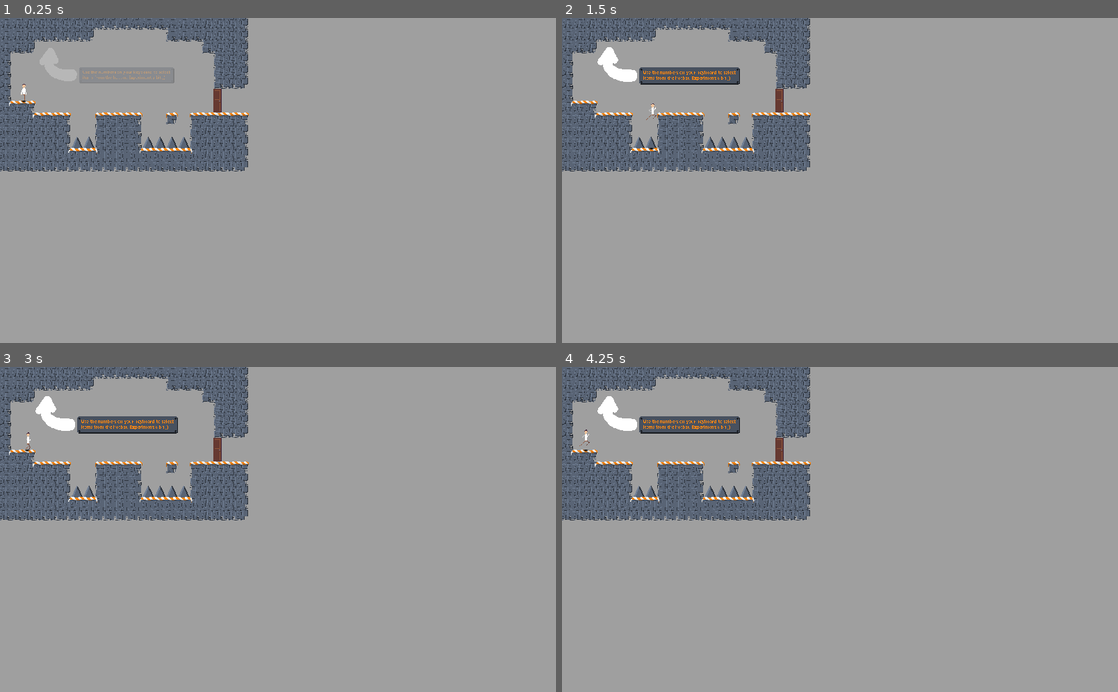
Above: before the commit, frames 1-4 (two rows, left to right).
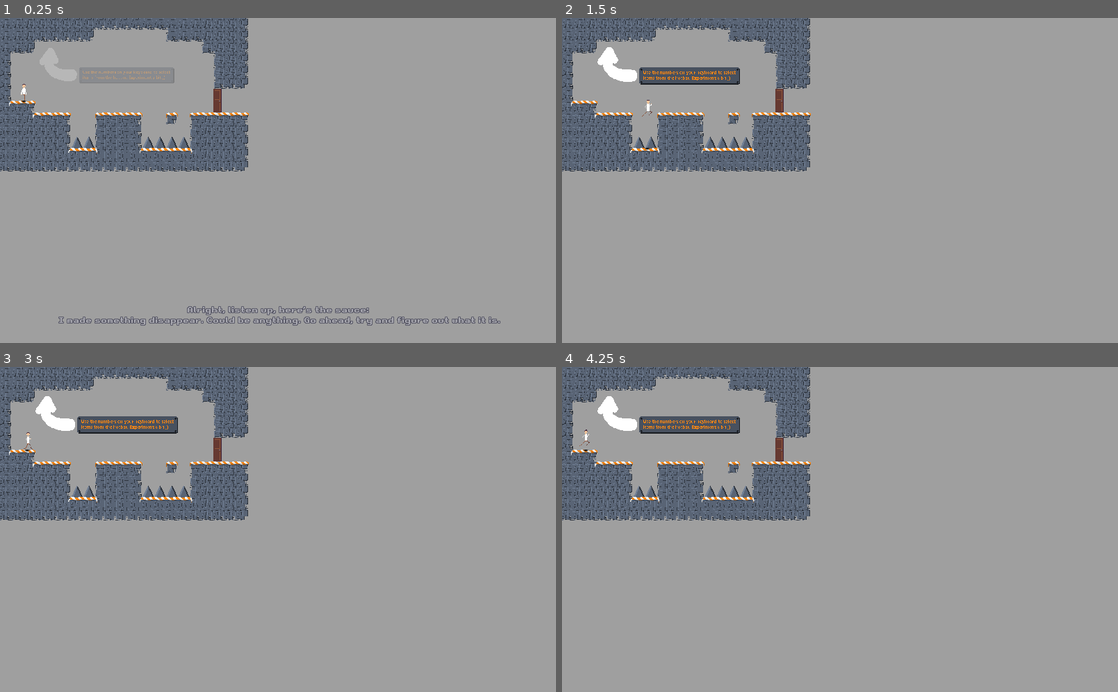
Above: after the commit, the same moments.

Repository: SanderVanhove/GDWJ-31
Game: Godot game, scene res://levels/level_2.tscn
Same seed, same stepped clock (60 frames per second), same inputs: the game is played once before the commit and once after it. This scene is started directly instead of the project's main scene. Sound files missing from this copy of the repository are replaced by a short silence.
Inputs (mouse positions are in pixels of both pictures, inside the frame that each line leads up to):
- Up to frame 1 (0.25 s): no input
- Up to frame 2 (1.5 s): move the mouse to (962, 164) at 0.52 s; hold Right (ui_right) from 0.53 s (still down); tap Up (ui_up) at 0.6, 0.77, 1.07 s; click (962, 164) at 0.67 s; move the mouse to (728, 196) at 1.27 s; tap 2 at 1.35 s
- Up to frame 3 (3 s): tap Up (ui_up) at 1.52, 1.55, 1.82, 2.3 s; move the mouse to (333, 458) at 2.02 s; release Right (ui_right) at 2.03 s; hold Left (ui_left) 2.03-2.78 s; tap 3 at 2.1 s; tap Enter at 2.75 s; move the mouse to (250, 594) at 2.77 s; hold Right (ui_right) from 2.78 s (still down); tap 4 at 2.85 s; click (250, 594) at 2.92 s
- Up to frame 4 (4.25 s): keep holding Right (ui_right); tap Up (ui_up) at 3.02, 3.05, 3.32, 3.6, 3.77, 4.07 s; tap Space at 3.5 s; move the mouse to (1006, 578) at 3.52 s

The runs differ from the first frame. In frame 1, 1.0% of the frame differs, in the area x 10-90%, y 88-95%; in frame 2, less than 0.1%; in frame 3, less than 0.1%; in frame 4, nothing differs.

Commit message:
added pretty much all the voicelines. Feel free to do what you want

Diff:
--- a/Game Jam Game/levels/level_1.tscn
+++ b/Game Jam Game/levels/level_1.tscn
@@ -218,7 +218,7 @@
 } ]
 0/z_index = 0
 
-[node name="room" instance=ExtResource( 1 )]
+[node name="level_1" instance=ExtResource( 1 )]
 script = ExtResource( 3 )
 
 [node name="player" parent="." index="0"]
@@ -242,8 +242,9 @@
 
 [node name="dialog" parent="." index="6" instance=ExtResource( 4 )]
 position = Vector2( 544, 128 )
-text = [ "Not so fast! You want to reach that goal, huh? Well, first I want to play a game.
-Let's take you to a real level, hahaha!" ]
+text = [ "Whoa whoa whoa, slow your roll there!
+You want to reach that goal, huh? Well, first I want to play a game. Let's take you to a real level, shall we?
+" ]
 audio_stream = [ ExtResource( 5 ) ]
 
 [node name="CollisionShape2D" type="CollisionShape2D" parent="dialog" index="2"]
--- a/Game Jam Game/levels/level_2.tscn
+++ b/Game Jam Game/levels/level_2.tscn
@@ -1,11 +1,18 @@
-[gd_scene load_steps=5 format=2]
+[gd_scene load_steps=10 format=2]
 
 [ext_resource path="res://scenes/spike.tscn" type="PackedScene" id=1]
 [ext_resource path="res://levels/level_template.tscn" type="PackedScene" id=2]
 [ext_resource path="res://assets/explanation_board.png" type="Texture" id=3]
 [ext_resource path="res://scripts/level_2.gd" type="Script" id=4]
+[ext_resource path="res://scenes/dialog.tscn" type="PackedScene" id=5]
+[ext_resource path="res://assets/voicelines/level2_intro.ogg" type="AudioStream" id=6]
+[ext_resource path="res://assets/voicelines/level2_good_luck.ogg" type="AudioStream" id=7]
+[ext_resource path="res://assets/voicelines/level2_nice_job.ogg" type="AudioStream" id=8]
 
-[node name="Node2D" instance=ExtResource( 2 )]
+[sub_resource type="RectangleShape2D" id=1]
+extents = Vector2( 32, 96 )
+
+[node name="level_2" instance=ExtResource( 2 )]
 script = ExtResource( 4 )
 
 [node name="player" parent="." index="0"]
@@ -49,4 +56,33 @@
 autostart = true
 
 [node name="Tween" type="Tween" parent="." index="12"]
+
+[node name="dialog" parent="." index="13" instance=ExtResource( 5 )]
+text = [ "Alright, listen up, here’s the sauce:
+I made something disappear. Could be anything. Go ahead, try and figure out what it is." ]
+audio_stream = [ ExtResource( 6 ) ]
+
+[node name="CollisionShape2D" type="CollisionShape2D" parent="dialog" index="3"]
+position = Vector2( 64, 160 )
+shape = SubResource( 1 )
+
+[node name="pause_timer" type="Timer" parent="." index="14"]
+wait_time = 0.7
+one_shot = true
+
+[node name="Timer" type="Timer" parent="." index="15"]
+wait_time = 3.5
+one_shot = true
+autostart = true
+
+[node name="dialog2" parent="." index="16" instance=ExtResource( 5 )]
+
+[node name="nice_job" type="AudioStreamPlayer" parent="." index="17"]
+stream = ExtResource( 8 )
+
+[node name="good_luck" type="AudioStreamPlayer" parent="." index="18"]
+stream = ExtResource( 7 )
 [connection signal="timeout" from="explanation_board/board_timer" to="." method="_on_board_timer_timeout"]
+[connection signal="timeout" from="pause_timer" to="." method="_on_pause_timer_timeout"]
+[connection signal="timeout" from="Timer" to="." method="_on_Timer_timeout"]
+[connection signal="finished" from="nice_job" to="." method="_on_nice_job_finished"]
--- a/Game Jam Game/levels/level_3.tscn
+++ b/Game Jam Game/levels/level_3.tscn
@@ -1,8 +1,10 @@
-[gd_scene load_steps=4 format=2]
+[gd_scene load_steps=6 format=2]
 
 [ext_resource path="res://scenes/spike.tscn" type="PackedScene" id=1]
 [ext_resource path="res://levels/level_template.tscn" type="PackedScene" id=2]
+[ext_resource path="res://scenes/dialog.tscn" type="PackedScene" id=3]
 [ext_resource path="res://scripts/level_3.gd" type="Script" id=4]
+[ext_resource path="res://assets/voicelines/level3.ogg" type="AudioStream" id=5]
 
 [node name="Node2D" instance=ExtResource( 2 )]
 script = ExtResource( 4 )
@@ -73,3 +75,8 @@
 
 [node name="TileMap" parent="." index="18"]
 tile_data = PoolIntArray( -1, 0, 0, -65536, 0, 1, -65535, 0, 1, -65534, 0, 1, -65533, 0, 1, -65532, 0, 1, -65531, 0, 1, …(3737 unchanged characters)…
+
+[node name="dialog" parent="." index="20" instance=ExtResource( 3 )]
+text = [ "Alright, so that was a minor setback, but it’s fine!
+This one will surely leave you stumped. I made something else disappear. Go ahead, find out what it is." ]
+audio_stream = [ ExtResource( 5 ) ]
--- a/Game Jam Game/levels/level_4.tscn
+++ b/Game Jam Game/levels/level_4.tscn
@@ -1,8 +1,10 @@
-[gd_scene load_steps=4 format=2]
+[gd_scene load_steps=6 format=2]
 
 [ext_resource path="res://levels/level_template.tscn" type="PackedScene" id=1]
 [ext_resource path="res://scenes/spike.tscn" type="PackedScene" id=2]
+[ext_resource path="res://assets/voicelines/level4.ogg" type="AudioStream" id=3]
 [ext_resource path="res://scripts/level_4.gd" type="Script" id=4]
+[ext_resource path="res://scenes/dialog.tscn" type="PackedScene" id=5]
 
 [node name="Node2D" instance=ExtResource( 1 )]
 script = ExtResource( 4 )
@@ -52,3 +54,9 @@
 
 [node name="TileMap" parent="." index="13"]
 tile_data = PoolIntArray( -1, 0, 0, -65536, 0, 1, -65535, 0, 1, -65534, 0, 1, -65533, 0, 1, -65532, 0, 1, -65531, 0, 1, …(3332 unchanged characters)…
+
+[node name="dialog" parent="." index="15" instance=ExtResource( 5 )]
+text = [ "Could you please get your head out of the clouds? hehehe.
+Seriously though, don’t let the blood rush to your head, else my playtime is over too.
+" ]
+audio_stream = [ ExtResource( 3 ) ]
--- a/Game Jam Game/levels/level_5.tscn
+++ b/Game Jam Game/levels/level_5.tscn
@@ -1,8 +1,10 @@
-[gd_scene load_steps=4 format=2]
+[gd_scene load_steps=6 format=2]
 
 [ext_resource path="res://levels/level_template.tscn" type="PackedScene" id=1]
 [ext_resource path="res://scripts/level_5.gd" type="Script" id=2]
 [ext_resource path="res://scenes/goal.tscn" type="PackedScene" id=3]
+[ext_resource path="res://assets/voicelines/level5.ogg" type="AudioStream" id=4]
+[ext_resource path="res://scenes/dialog.tscn" type="PackedScene" id=5]
 
 [node name="Node2D" instance=ExtResource( 1 )]
 script = ExtResource( 2 )
@@ -18,5 +20,10 @@
 
 [node name="TileMap" parent="." index="3"]
 tile_data = PoolIntArray( -1, 0, 0, -65536, 0, 1, -65535, 0, 1, -65534, 0, 1, -65533, 0, 1, -65532, 0, 1, -65531, 0, 1, …(3555 unchanged characters)…
+
+[node name="dialog" parent="." index="5" instance=ExtResource( 5 )]
+text = [ "Hey now, relax there cowboy. You don’t want to leave me here, do you?
+ Come on, we’re Buddies! Pals! Whatever!" ]
+audio_stream = [ ExtResource( 4 ) ]
 [connection signal="finish" from="goal" to="." method="_on_goal_finish"]
 [connection signal="finish" from="goal" to="." method="_on_goal_finishwd"]
--- a/Game Jam Game/menus/end_credits.tscn
+++ b/Game Jam Game/menus/end_credits.tscn
@@ -1,8 +1,11 @@
-[gd_scene load_steps=7 format=2]
+[gd_scene load_steps=10 format=2]
 
 [ext_resource path="res://assets/Retro Gaming.ttf" type="DynamicFontData" id=1]
 [ext_resource path="res://scripts/end_credits.gd" type="Script" id=2]
 [ext_resource path="res://assets/music.wav" type="AudioStream" id=3]
+[ext_resource path="res://scenes/dialog.tscn" type="PackedScene" id=4]
+[ext_resource path="res://assets/voicelines/end_credits_ramble1.ogg" type="AudioStream" id=5]
+[ext_resource path="res://assets/voicelines/end_credits_ramble2.ogg" type="AudioStream" id=6]
 
 [sub_resource type="DynamicFont" id=1]
 size = 50
@@ -32,6 +35,9 @@
 [node name="CenterContainer" type="CenterContainer" parent="."]
 anchor_right = 1.0
 anchor_bottom = 1.0
+__meta__ = {
+"_edit_use_anchors_": false
+}
 
 [node name="VBoxContainer" type="VBoxContainer" parent="CenterContainer"]
 margin_left = 405.0
@@ -93,5 +99,9 @@
 stream = ExtResource( 3 )
 volume_db = -15.0
 autoplay = true
+
+[node name="dialog" parent="." instance=ExtResource( 4 )]
+text = [ "", "" ]
+audio_stream = [ ExtResource( 5 ), ExtResource( 6 ) ]
 [connection signal="gui_input" from="CenterContainer/VBoxContainer/Label3" to="." method="_on_Label3_gui_input"]
 [connection signal="gui_input" from="CenterContainer/VBoxContainer/Label4" to="." method="_on_Label4_gui_input"]
--- a/Game Jam Game/scenes/dialog.tscn
+++ b/Game Jam Game/scenes/dialog.tscn
@@ -16,12 +16,13 @@
 
 [node name="Label" type="Label" parent="CanvasLayer"]
 modulate = Color( 1, 1, 1, 0 )
-margin_left = 16.0863
-margin_top = 793.245
-margin_right = 1483.09
-margin_bottom = 862.245
+margin_left = 16.0
+margin_top = 768.0
+margin_right = 1483.0
+margin_bottom = 837.0
 custom_fonts/font = SubResource( 1 )
-text = "Hey!"
+text = "Hey!
+"
 align = 1
 valign = 1
 __meta__ = {
@@ -31,5 +32,5 @@
 [node name="Tween" type="Tween" parent="."]
 
 [node name="AudioStreamPlayer" type="AudioStreamPlayer" parent="."]
-bus = "Dialog"
 [connection signal="body_entered" from="." to="." method="_on_dialog_body_entered"]
+[connection signal="finished" from="AudioStreamPlayer" to="." method="_on_AudioStreamPlayer_finished"]
--- a/Game Jam Game/scenes/game.tscn
+++ b/Game Jam Game/scenes/game.tscn
@@ -7,6 +7,7 @@
 
 [node name="world" type="Node"]
 script = ExtResource( 4 )
+level_index = 5
 
 [node name="background" type="Sprite" parent="."]
 modulate = Color( 0.145098, 0.141176, 0.145098, 1 )
--- a/Game Jam Game/scenes/player.tscn
+++ b/Game Jam Game/scenes/player.tscn
@@ -42,104 +42,104 @@
 region = Rect2( 192, 0, 32, 32 )
 
 [sub_resource type="AtlasTexture" id=9]
-atlas = ExtResource( 7 )
-region = Rect2( 192, 0, 32, 32 )
+atlas = ExtResource( 1 )
+region = Rect2( 0, 0, 32, 32 )
 
 [sub_resource type="AtlasTexture" id=10]
-atlas = ExtResource( 7 )
+atlas = ExtResource( 1 )
 region = Rect2( 32, 0, 32, 32 )
 
 [sub_resource type="AtlasTexture" id=11]
-atlas = ExtResource( 7 )
+atlas = ExtResource( 1 )
 region = Rect2( 64, 0, 32, 32 )
 
 [sub_resource type="AtlasTexture" id=12]
-atlas = ExtResource( 7 )
+atlas = ExtResource( 1 )
 region = Rect2( 96, 0, 32, 32 )
 
 [sub_resource type="AtlasTexture" id=13]
-atlas = ExtResource( 7 )
+atlas = ExtResource( 1 )
 region = Rect2( 128, 0, 32, 32 )
 
 [sub_resource type="AtlasTexture" id=14]
-atlas = ExtResource( 7 )
+atlas = ExtResource( 1 )
 region = Rect2( 160, 0, 32, 32 )
 
 [sub_resource type="AtlasTexture" id=15]
-atlas = ExtResource( 7 )
+atlas = ExtResource( 1 )
 region = Rect2( 192, 0, 32, 32 )
 
 [sub_resource type="AtlasTexture" id=16]
-atlas = ExtResource( 8 )
-region = Rect2( 0, 0, 32, 32 )
+atlas = ExtResource( 1 )
+region = Rect2( 224, 0, 32, 32 )
 
 [sub_resource type="AtlasTexture" id=17]
-atlas = ExtResource( 1 )
+atlas = ExtResource( 8 )
 region = Rect2( 0, 0, 32, 32 )
 
 [sub_resource type="AtlasTexture" id=18]
-atlas = ExtResource( 1 )
-region = Rect2( 0, 0, 32, 32 )
+atlas = ExtResource( 8 )
+region = Rect2( 32, 0, 32, 32 )
 
 [sub_resource type="AtlasTexture" id=19]
-atlas = ExtResource( 1 )
-region = Rect2( 32, 0, 32, 32 )
+atlas = ExtResource( 8 )
+region = Rect2( 64, 0, 32, 32 )
 
 [sub_resource type="AtlasTexture" id=20]
-atlas = ExtResource( 1 )
-region = Rect2( 64, 0, 32, 32 )
+atlas = ExtResource( 8 )
+region = Rect2( 96, 0, 32, 32 )
 
 [sub_resource type="AtlasTexture" id=21]
-atlas = ExtResource( 1 )
-region = Rect2( 96, 0, 32, 32 )
+atlas = ExtResource( 8 )
+region = Rect2( 128, 0, 32, 32 )
 
 [sub_resource type="AtlasTexture" id=22]
-atlas = ExtResource( 1 )
-region = Rect2( 128, 0, 32, 32 )
+atlas = ExtResource( 8 )
+region = Rect2( 160, 0, 32, 32 )
 
 [sub_resource type="AtlasTexture" id=23]
-atlas = ExtResource( 1 )
-region = Rect2( 160, 0, 32, 32 )
+atlas = ExtResource( 8 )
+region = Rect2( 192, 0, 32, 32 )
 
 [sub_resource type="AtlasTexture" id=24]
-atlas = ExtResource( 1 )
-region = Rect2( 192, 0, 32, 32 )
+atlas = ExtResource( 8 )
+region = Rect2( 224, 0, 32, 32 )
 
 [sub_resource type="AtlasTexture" id=25]
 atlas = ExtResource( 1 )
-region = Rect2( 224, 0, 32, 32 )
+region = Rect2( 0, 0, 32, 32 )
 
 [sub_resource type="AtlasTexture" id=26]
-atlas = ExtResource( 8 )
-region = Rect2( 0, 0, 32, 32 )
+atlas = ExtResource( 7 )
+region = Rect2( 192, 0, 32, 32 )
 
 [sub_resource type="AtlasTexture" id=27]
-atlas = ExtResource( 8 )
+atlas = ExtResource( 7 )
 region = Rect2( 32, 0, 32, 32 )
 
 [sub_resource type="AtlasTexture" id=28]
-atlas = ExtResource( 8 )
+atlas = ExtResource( 7 )
 region = Rect2( 64, 0, 32, 32 )
 
 [sub_resource type="AtlasTexture" id=29]
-atlas = ExtResource( 8 )
+atlas = ExtResource( 7 )
 region = Rect2( 96, 0, 32, 32 )
 
 [sub_resource type="AtlasTexture" id=30]
-atlas = ExtResource( 8 )
+atlas = ExtResource( 7 )
 region = Rect2( 128, 0, 32, 32 )
 
 [sub_resource type="AtlasTexture" id=31]
-atlas = ExtResource( 8 )
+atlas = ExtResource( 7 )
 region = Rect2( 160, 0, 32, 32 )
 
 [sub_resource type="AtlasTexture" id=32]
-atlas = ExtResource( 8 )
+atlas = ExtResource( 7 )
 region = Rect2( 192, 0, 32, 32 )
 
 [sub_resource type="AtlasTexture" id=33]
 atlas = ExtResource( 8 )
-region = Rect2( 224, 0, 32, 32 )
+region = Rect2( 0, 0, 32, 32 )
 
 [sub_resource type="SpriteFrames" id=34]
 animations = [ {
@@ -148,30 +148,30 @@
 "name": "idle",
 "speed": 10.0
 }, {
-"frames": [ SubResource( 9 ), SubResource( 10 ), SubResource( 11 ), SubResource( 12 ), SubResource( 13 ), SubResource( 14 ), SubResource( 15 ) ],
+"frames": [ SubResource( 9 ), SubResource( 10 ), SubResource( 11 ), SubResource( 12 ), SubResource( 13 ), SubResource( 14 ), SubResource( 15 ), SubResource( 16 ) ],
+"loop": true,
+"name": "run",
+"speed": 10.0
+}, {
+"frames": [ SubResource( 17 ), SubResource( 18 ), SubResource( 19 ), SubResource( 20 ), SubResource( 21 ), SubResource( 22 ), SubResource( 23 ), SubResource( 24 ) ],
+"loop": true,
+"name": "run-hold",
+"speed": 10.0
+}, {
+"frames": [ SubResource( 25 ) ],
+"loop": true,
+"name": "jump",
+"speed": 5.0
+}, {
+"frames": [ SubResource( 26 ), SubResource( 27 ), SubResource( 28 ), SubResource( 29 ), SubResource( 30 ), SubResource( 31 ), SubResource( 32 ) ],
 "loop": true,
 "name": "idle-hold",
 "speed": 10.0
 }, {
-"frames": [ SubResource( 16 ) ],
+"frames": [ SubResource( 33 ) ],
 "loop": true,
 "name": "jump-hold",
 "speed": 5.0
-}, {
-"frames": [ SubResource( 17 ) ],
-"loop": true,
-"name": "jump",
-"speed": 5.0
-}, {
-"frames": [ SubResource( 18 ), SubResource( 19 ), SubResource( 20 ), SubResource( 21 ), SubResource( 22 ), SubResource( 23 ), SubResource( 24 ), SubResource( 25 ) ],
-"loop": true,
-"name": "run",
-"speed": 10.0
-}, {
-"frames": [ SubResource( 26 ), SubResource( 27 ), SubResource( 28 ), SubResource( 29 ), SubResource( 30 ), SubResource( 31 ), SubResource( 32 ), SubResource( 33 ) ],
-"loop": true,
-"name": "run-hold",
-"speed": 10.0
 } ]
 
 [node name="player" type="KinematicBody2D"]
@@ -196,7 +196,7 @@
 scale = Vector2( 1.5, 1.5 )
 frames = SubResource( 34 )
 animation = "run-hold"
-frame = 5
+frame = 4
 playing = true
 
 [node name="Dropshadow" type="Sprite" parent="."]
--- a/Game Jam Game/scripts/dialog.gd
+++ b/Game Jam Game/scripts/dialog.gd
@@ -17,6 +17,9 @@
 	if not body as Player:
 		return
 
+	play()
+
+func play():
 	if playing:
 		return
 
--- a/Game Jam Game/scripts/end_credits.gd
+++ b/Game Jam Game/scripts/end_credits.gd
@@ -1,6 +1,7 @@
 extends Control
 
-
+func _ready():
+	$dialog.play()
 
 func _on_Label3_gui_input(event: InputEvent) -> void:
 	if event as InputEventMouseButton and event.is_pressed():
--- a/Game Jam Game/scripts/level_2.gd
+++ b/Game Jam Game/scripts/level_2.gd
@@ -1,10 +1,10 @@
 extends Level
 
-
+var played = false
 
 func _ready() -> void:
 	_player.input_map["up"] = 0
-
+	_player.can_recieve_input = false
 	$explanation_board.modulate.a = 0
 	$Tween.interpolate_property($explanation_board, "modulate:a", 0, 1, 1)
 	$Tween.interpolate_property($explanation_board, "scale", $explanation_board.scale * .9, $explanation_board.scale, 1, Tween.TRANS_BOUNCE, Tween.EASE_OUT)
@@ -14,3 +14,24 @@
 func _on_board_timer_timeout() -> void:
 	$Tween.interpolate_property($explanation_board, "modulate:a", 1, 0, 1)
 	$Tween.start()
+
+
+func _on_Timer_timeout():
+	_player.can_recieve_input = true
+
+func _input(event):
+	if event.is_pressed():
+		if event.as_text() == "Up":
+			if (!played):
+				if ($dialog != null):
+					$dialog.queue_free()
+				$nice_job.play()
+				$Timer.stop()
+				_player.can_recieve_input = true
+				played = true
+
+func _on_pause_timer_timeout():
+	$good_luck.play()
+
+func _on_nice_job_finished():
+	$pause_timer.start()
--- a/Game Jam Game/scripts/level_3.gd
+++ b/Game Jam Game/scripts/level_3.gd
@@ -3,3 +3,4 @@
 
 func _ready() -> void:
 	_player.state = _player.states.NO_GRAVITY
+	$dialog.play()
--- a/Game Jam Game/scripts/level_4.gd
+++ b/Game Jam Game/scripts/level_4.gd
@@ -3,3 +3,4 @@
 
 func _ready() -> void:
 	_player.gravity = -10
+	$dialog.play()
--- a/Game Jam Game/scripts/level_5.gd
+++ b/Game Jam Game/scripts/level_5.gd
@@ -3,6 +3,7 @@
 
 func _ready() -> void:
 	_player.input_map["right"] = -1
+	$dialog.play()
 
 
 func _on_goal_finishwd() -> void:
--- a/Game Jam Game/scripts/player.gd
+++ b/Game Jam Game/scripts/player.gd
@@ -99,7 +99,7 @@
 
 	# jumping
 	if Input.is_action_just_pressed("ui_up") and can_recieve_input:
-		if can_walk():
+		if can_walk() and state == states.REGULAR:
 			var height = jump_height if gravity >= 0 else - jump_height
 			velocity.y += input_map.up * height
 			_jump_player.play_random_sound()
Not shown, changed: Game Jam Game/assets/voicelines/end_credits_ramble1.ogg.import
Not shown, changed: Game Jam Game/assets/voicelines/end_credits_ramble2.ogg.import
Not shown, changed: Game Jam Game/assets/voicelines/filler1.ogg.import
Not shown, changed: Game Jam Game/assets/voicelines/filler2.ogg.import
Not shown, changed: Game Jam Game/assets/voicelines/filler3.ogg.import
Not shown, changed: Game Jam Game/assets/voicelines/filler4.ogg.import
Not shown, changed: Game Jam Game/assets/voicelines/filler5.ogg.import
Not shown, changed: Game Jam Game/assets/voicelines/filler6.ogg.import
Not shown, changed: Game Jam Game/assets/voicelines/filler7.ogg.import
Not shown, changed: Game Jam Game/assets/voicelines/level2_good_luck.ogg.import
Not shown, changed: Game Jam Game/assets/voicelines/level2_intro.ogg.import
Not shown, changed: Game Jam Game/assets/voicelines/level2_nice_job.ogg.import
(and 3 more such lines)
